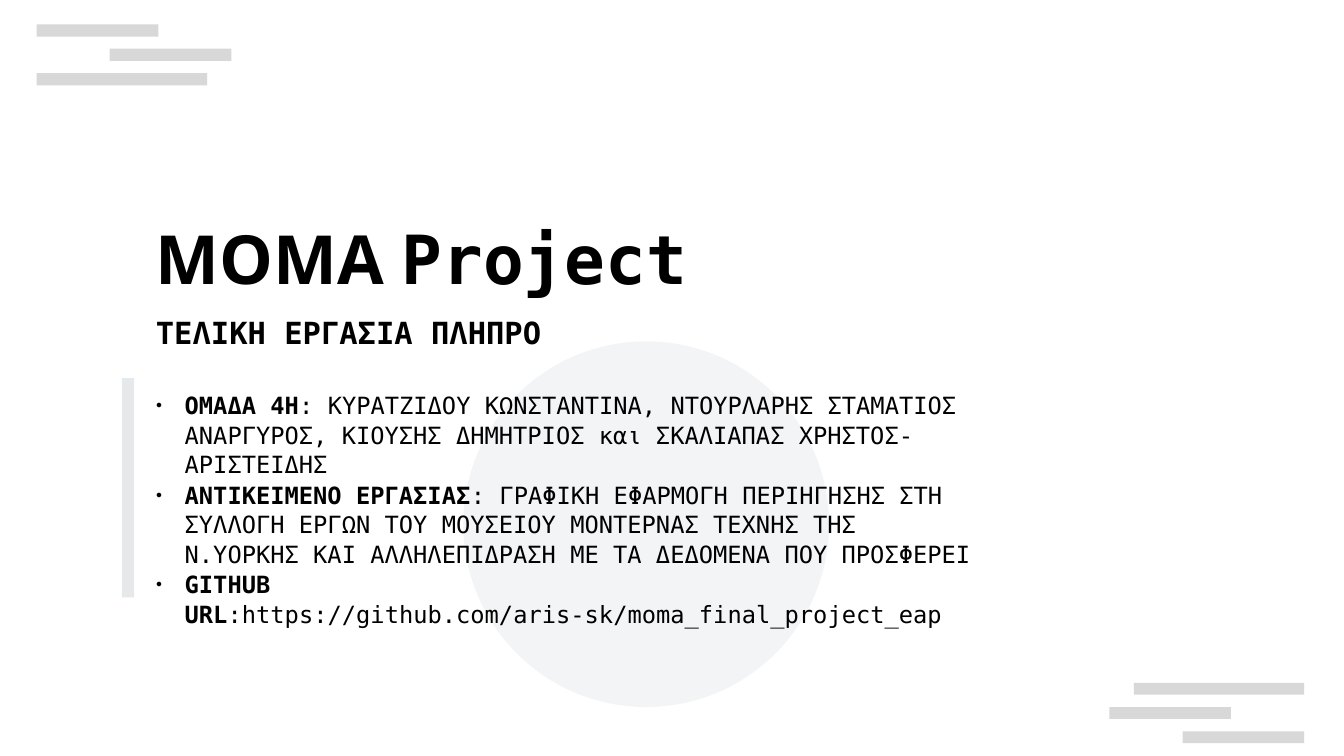
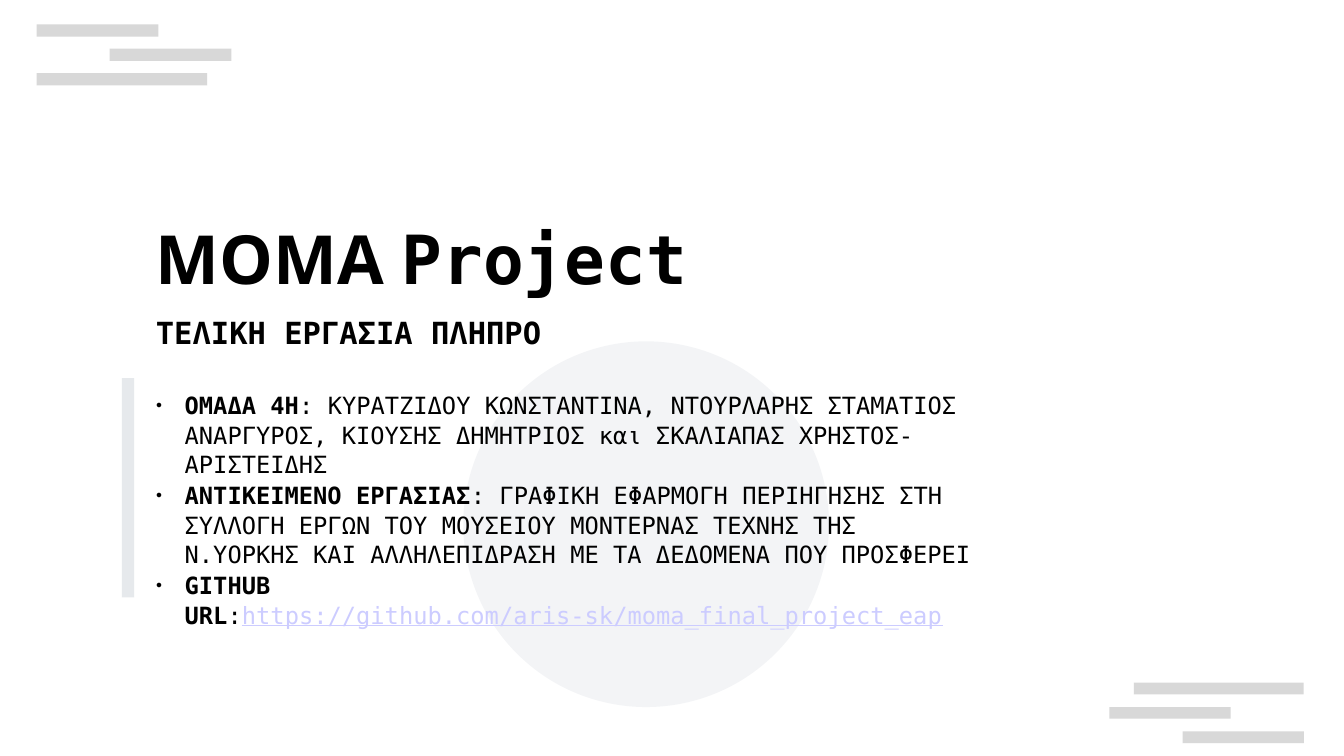
Before and after one commit to aris-sk/moma_final_project_eap, a slide deck: slide 2 of docs/slides.ppt. Drawn at 1344x756 pixels with LibreOffice and Linux fonts; fonts in the diff are those of the drawing; background and template pictures are left out. Boxes give left, top, right and bottom in pixels: in the first picture for what was removed or moved away, otherwise in the second. Text is boxed around its words. In the diff, an @@ line names an element or a change of style, - is before the commit and + after.

```diff
--- a/docs/slides.ppt
+++ b/docs/slides.ppt
@@ text "ΟΜΑΔΑ 4Η: ΚΥΡΑΤΖΙΔΟΥ ΚΩΝΣΤΑΝΤΙΝΑ, ΝΤΟΥΡΛΑΡΗΣ ..." at bbox=[185, 396, 971, 625]: text colour #000000 to #CCCCFF, underline on in "URL:https://github.com/aris-sk/moma_final_project_eap" @@
```
Also in this commit, not shown: 1 other slide changed, 3 other files.
